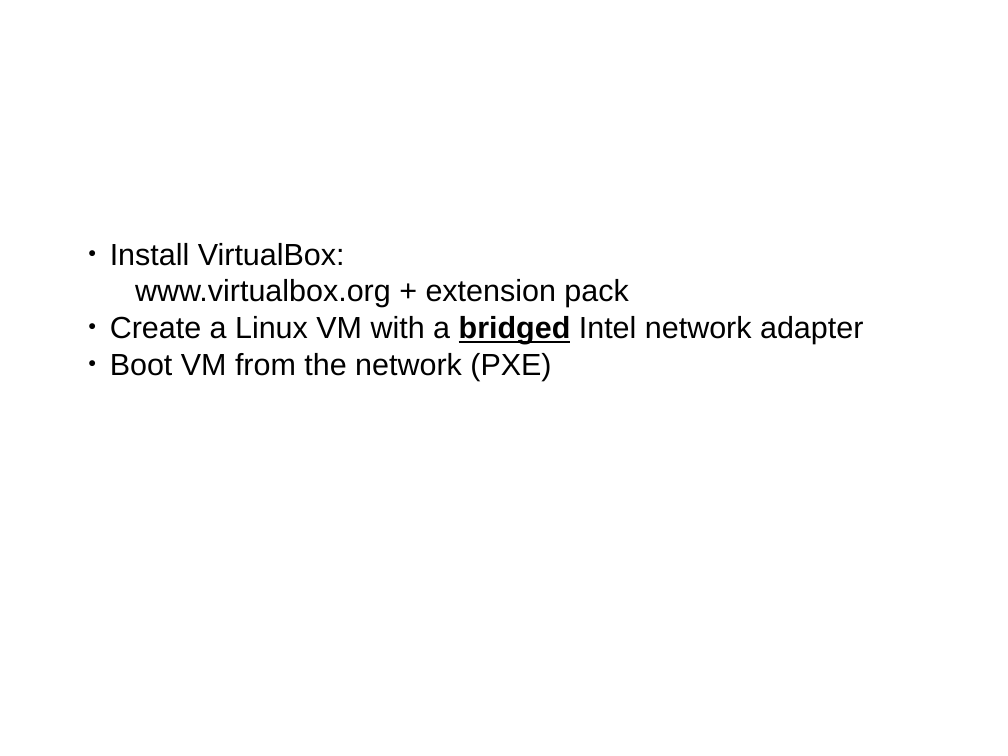
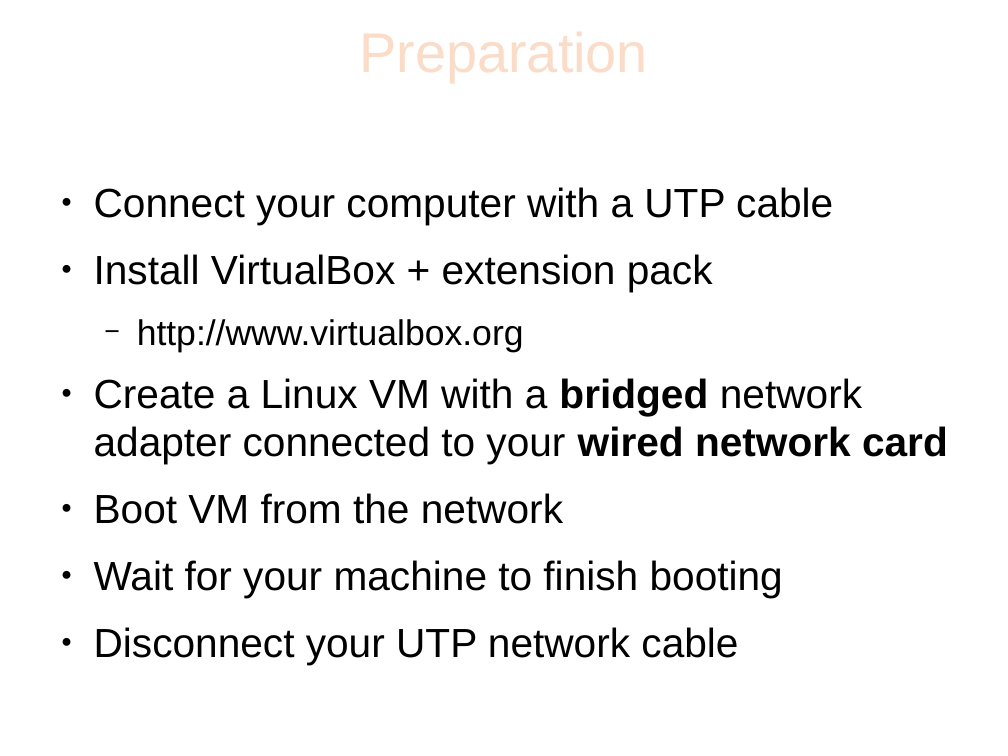
Before and after one commit to sphaero/workshops, a slide deck: slide 2 of Networking/presentation.odp (slide 1 before the commit). Drawn at 1008x756 pixels with LibreOffice and Linux fonts; fonts in the diff are those of the drawing; background and template pictures are left out. Boxes give left, top, right and bottom in pixels: in the first picture for what was removed or moved away, otherwise in the second. Text is boxed around its words. In the diff, an @@ line names an element or a change of style, - is before the commit and + after.

```diff
--- a/Networking/presentation.odp
+++ b/Networking/presentation.odp
@@ title "Preparation" at (50,7,958,93): font Cabin to Arial, text colour #FFFFFF to #FADCC8 @@
@@ text added at (94,187,948,664), 32 pt, text #000000 @@
+● Connect your computer with a UTP cable
+● Install VirtualBox + extension pack
+  − http://www.virtualbox.org
+● Create a Linux VM with a bridged network adapter connected to your wired network card
+● Boot VM from the network
+● Wait for your machine to finish booting
+● Disconnect your UTP network cable
@@ text removed at (110,243,863,381) @@
-● Install VirtualBox:
-  www.virtualbox.org + extension pack
-● Create a Linux VM with a bridged Intel network adapter
-● Boot VM from the network (PXE)
```
Also in this commit, not shown: 51 other slides changed, 7 slides added, 1 slide removed.
